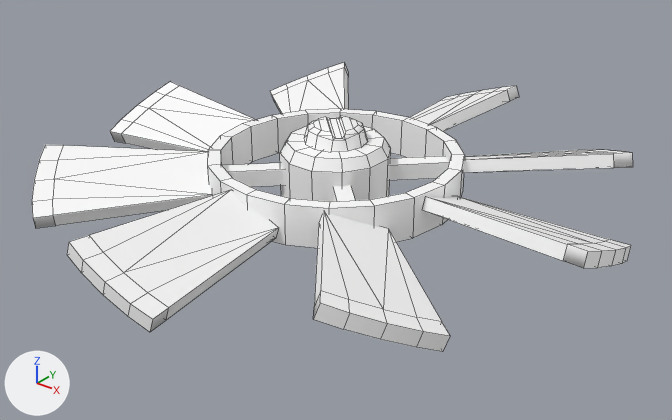
What one commit did to the FBX model Objects/Mesh/Interactables/Propeller.fbx.
Camera for both pictures: a 50 mm camera at (0.0543, -0.0677, 0.0374) aimed at (0.0011, -0.0013, -0.0038). The axes (+X, +Y, +Z) are drawn at lower left. The lights are the same throughout. Mesh edges are drawn as thin lines. Where no turn or scale is listed for an object, it has been applied to the vertices.

Objects in the first picture: 'obj_fittings_ac'.
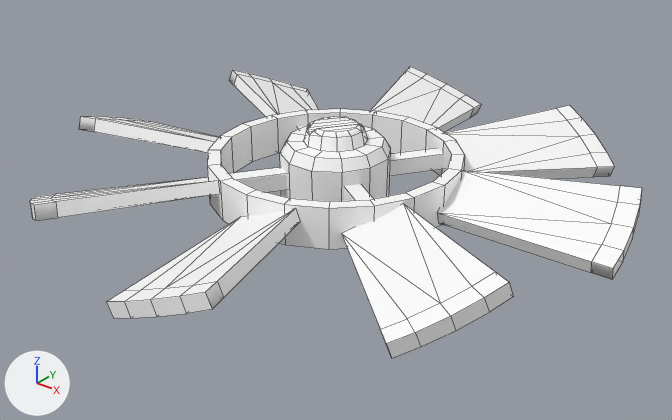
Commit message: Propellers flipped (to make sense because fysiks)

Location of each change, (x1, y1, x2, y2) in pixels of the pictures (672 x 420 px; the box of a moved part takes in the faces that stretch with it):
```json
{"object": "obj_fittings_ac", "change": "reshaped", "before": [32, 63, 633, 352], "after": [30, 66, 642, 358]}
{"part": 1, "of": "me_mesh_001", "change": "moved or reshaped", "before": [304, 116, 368, 152], "after": [303, 116, 368, 152]}
{"part": 2, "of": "me_mesh_001", "change": "moved or reshaped", "before": [389, 156, 449, 181], "after": [390, 148, 444, 176]}
{"part": 3, "of": "me_mesh_001", "change": "moved or reshaped", "before": [222, 163, 284, 187], "after": [230, 167, 287, 192]}
{"part": 4, "of": "me_mesh_001", "change": "moved or reshaped", "before": [333, 185, 355, 201], "after": [344, 184, 373, 201]}
{"part": 5, "of": "me_mesh_001", "change": "rebuilt", "before": [409, 86, 519, 131], "after": [370, 66, 481, 132]}
{"part": 6, "of": "me_mesh_001", "change": "rebuilt", "before": [110, 82, 256, 152], "after": [79, 116, 219, 153]}
{"part": 7, "of": "me_mesh_001", "change": "rebuilt", "before": [463, 149, 633, 173], "after": [446, 105, 614, 179]}
{"part": 8, "of": "me_mesh_001", "change": "rebuilt", "before": [32, 145, 212, 228], "after": [30, 177, 219, 221], "on screen": "46% shorter"}
{"part": 9, "of": "me_mesh_001", "change": "rebuilt", "before": [67, 190, 279, 332], "after": [106, 209, 300, 318], "on screen": "8% narrower, 23% shorter"}
{"part": 10, "of": "me_mesh_001", "change": "rebuilt", "before": [422, 196, 631, 268], "after": [437, 170, 642, 280], "on screen": "52% taller"}
{"part": 11, "of": "me_mesh_001", "change": "rebuilt", "before": [314, 212, 450, 352], "after": [341, 204, 513, 358], "on screen": "26% wider, 10% taller"}
{"part": 12, "of": "me_mesh_001", "change": "rebuilt", "before": [270, 63, 349, 114], "after": [229, 70, 319, 117]}
```

The change, as JSON lines over the scene's bpy script:
```json
{"block": "me_mesh_001", "where": "# used by ob_obj_fittings_ac; location = (0.0, 0.0, 0.0)"}
{"op": "remove", "block": "me_mesh_001", "code": "me_mesh_001.from_pydata(...)  # 398 vertices, 399 faces; spans x -0.0296..0.0296, y -0.0296..0.0296, z -0.0052..0.0048"}
{"op": "add", "block": "me_mesh_001", "code": "me_mesh_001.from_pydata(...)  # 410 vertices, 405 faces; spans x -0.0296..0.0296, y -0.0296..0.0296, z -0.0052..0.0048"}
{"block": "me_mesh_001", "change": "me_mesh_001 part 1: the loose piece of 44 vertices spanning x -0.0032..0.0032, y -0.0032..0.0032, z 0.0031..0.0048 is multiplied about the mesh origin by the matrix ((0.98, 0.197, 0.0), (0.197, -0.98, 0.0), (0.0, 0.0, 1.0))"}
{"block": "me_mesh_001", "change": "me_mesh_001 part 2: the loose piece of 8 vertices spanning x 0.0028..0.0092, y 0.0028..0.0092, z -0.0012..0.0005 is turned 11.3 degrees about the z axis through the mesh origin"}
{"block": "me_mesh_001", "change": "me_mesh_001 part 3: the loose piece of 8 vertices spanning x -0.0092..-0.0028, y -0.0092..-0.0028, z -0.0012..0.0005 is turned 11.3 degrees about the z axis through the mesh origin"}
{"block": "me_mesh_001", "change": "me_mesh_001 part 4: the loose piece of 8 vertices spanning x 0.0028..0.0092, y -0.0092..-0.0028, z -0.0012..0.0005 is turned 11.3 degrees about the z axis through the mesh origin"}
{"block": "me_mesh_001", "change": "me_mesh_001 part 5: the loose piece of 24 vertices spanning x -0.0053..0.0048, y 0.0124..0.0296, z -0.0027..0.0022 is rebuilt with 24 vertices and now spans x -0.0105..0.0009, y 0.0116..0.0296, z -0.0027..0.0022"}
{"block": "me_mesh_001", "change": "me_mesh_001 part 6: the loose piece of 24 vertices spanning x -0.0296..-0.0124, y -0.0053..0.0049, z -0.0027..0.0022 is rebuilt with 24 vertices and now spans x -0.0296..-0.0116, y -0.0105..0.0009, z -0.0027..0.0022"}
{"block": "me_mesh_001", "change": "me_mesh_001 part 7: the loose piece of 24 vertices spanning x 0.0064..0.024, y 0.0068..0.0244, z -0.0027..0.0022 is rebuilt with 24 vertices and now spans x 0.0045..0.0206, y 0.0084..0.0269, z -0.0027..0.0022"}
{"block": "me_mesh_001", "change": "me_mesh_001 part 8: the loose piece of 24 vertices spanning x -0.024..-0.0064, y -0.0243..-0.0067, z -0.0027..0.0022 is rebuilt with 24 vertices and now spans x -0.0206..-0.0045, y -0.0269..-0.0085, z -0.0027..0.0022"}
{"block": "me_mesh_001", "change": "me_mesh_001 part 9: the loose piece of 24 vertices spanning x -0.0048..0.0053, y -0.0296..-0.0124, z -0.0027..0.0022 is rebuilt with 24 vertices and now spans x -0.0009..0.0105, y -0.0296..-0.0116, z -0.0027..0.0022"}
{"block": "me_mesh_001", "change": "me_mesh_001 part 10: the loose piece of 24 vertices spanning x 0.0124..0.0296, y -0.0048..0.0054, z -0.0027..0.0022 is rebuilt with 24 vertices and now spans x 0.0116..0.0296, y -0.0009..0.0104, z -0.0027..0.0022"}
{"block": "me_mesh_001", "change": "me_mesh_001 part 11: the loose piece of 24 vertices spanning x 0.0067..0.0244, y -0.024..-0.0063, z -0.0027..0.0022 is rebuilt with 24 vertices and now spans x 0.0085..0.0269, y -0.0206..-0.0045, z -0.0027..0.0022"}
{"block": "me_mesh_001", "change": "me_mesh_001 part 12: the loose piece of 24 vertices spanning x -0.0244..-0.0067, y 0.0064..0.024, z -0.0027..0.0022 is rebuilt with 24 vertices and now spans x -0.0269..-0.0084, y 0.0045..0.0206, z -0.0027..0.0022"}
```
